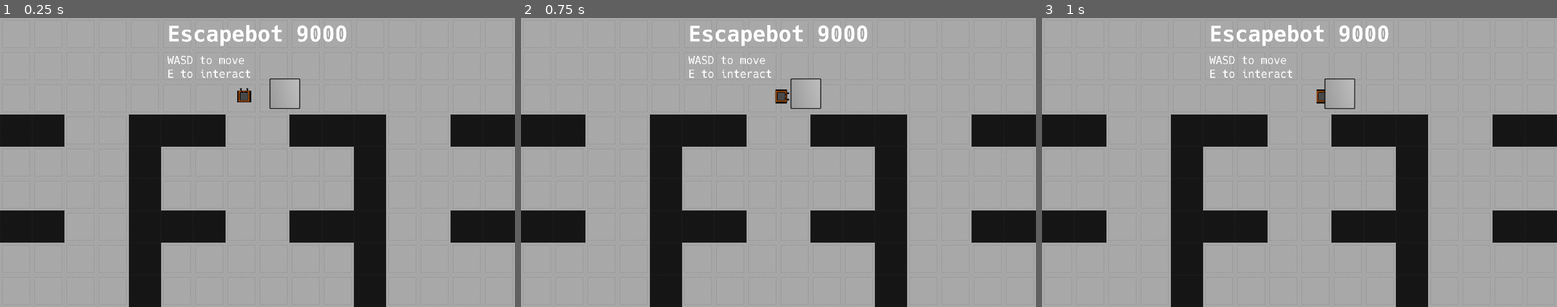
Above: before the commit, frames 1-3 (left to right).
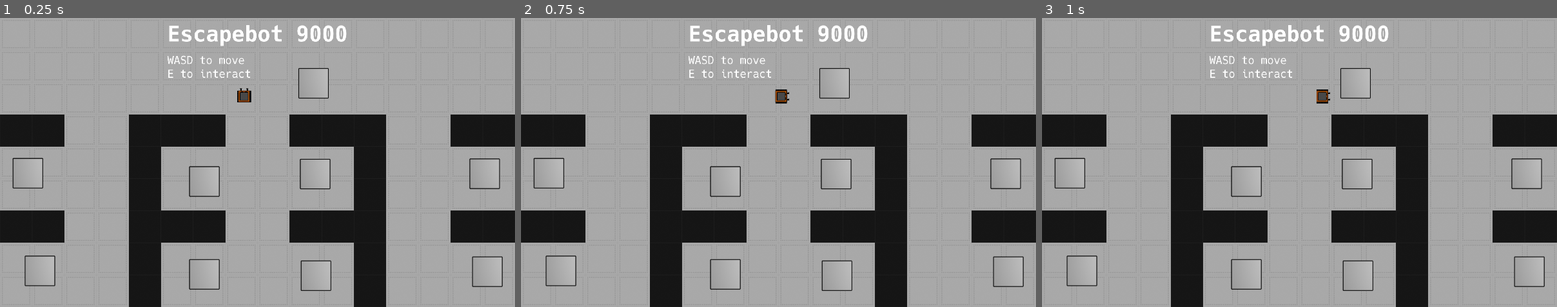
Above: after the commit, the same moments.

Repository: duckinator/escapebot9k-godot
Game: Godot game, scene res://Hub.tscn
Same seed, same stepped clock (60 frames per second), same inputs: the game is played once before the commit and once after it.
Inputs:
- Up to frame 1 (0.25 s): no input
- Up to frame 2 (0.75 s): tap Enter at 0.5 s; hold Right (ui_right) from 0.53 s (still down)
- Up to frame 3 (1 s): keep holding Right (ui_right)

The runs differ from the first frame. In frame 1, 1.0% of the frame differs, in the area x 2-98%, y 17-95%; in frame 2, 1.0%; in frame 3, 1.1%.

Commit message:
screw it, add more physics things to play with

Diff:
--- a/src/Hub.tscn
+++ b/src/Hub.tscn
@@ -67,4 +67,28 @@
 E to interact"
 
 [node name="MovableCrate" parent="." instance=ExtResource( 5 )]
-position = Vector2( 1062, 283 )
+position = Vector2( 104, 580 )
+
+[node name="MovableCrate2" parent="." instance=ExtResource( 5 )]
+position = Vector2( 1178, 963 )
+
+[node name="MovableCrate3" parent="." instance=ExtResource( 5 )]
+position = Vector2( 762, 958 )
+
+[node name="MovableCrate4" parent="." instance=ExtResource( 5 )]
+position = Vector2( 1175, 583 )
+
+[node name="MovableCrate5" parent="." instance=ExtResource( 5 )]
+position = Vector2( 762, 611 )
+
+[node name="MovableCrate6" parent="." instance=ExtResource( 5 )]
+position = Vector2( 1169, 244 )
+
+[node name="MovableCrate7" parent="." instance=ExtResource( 5 )]
+position = Vector2( 149, 945 )
+
+[node name="MovableCrate8" parent="." instance=ExtResource( 5 )]
+position = Vector2( 1817, 948 )
+
+[node name="MovableCrate9" parent="." instance=ExtResource( 5 )]
+position = Vector2( 1807, 582 )
